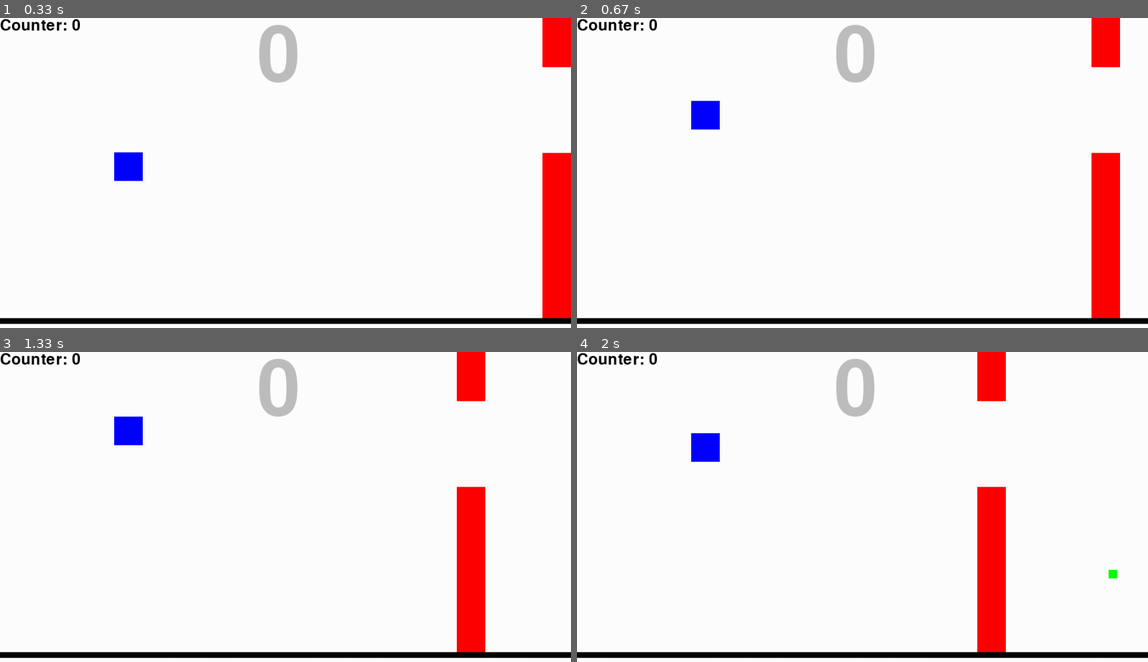
Above: before the commit, frames 1-4 (two rows, left to right).
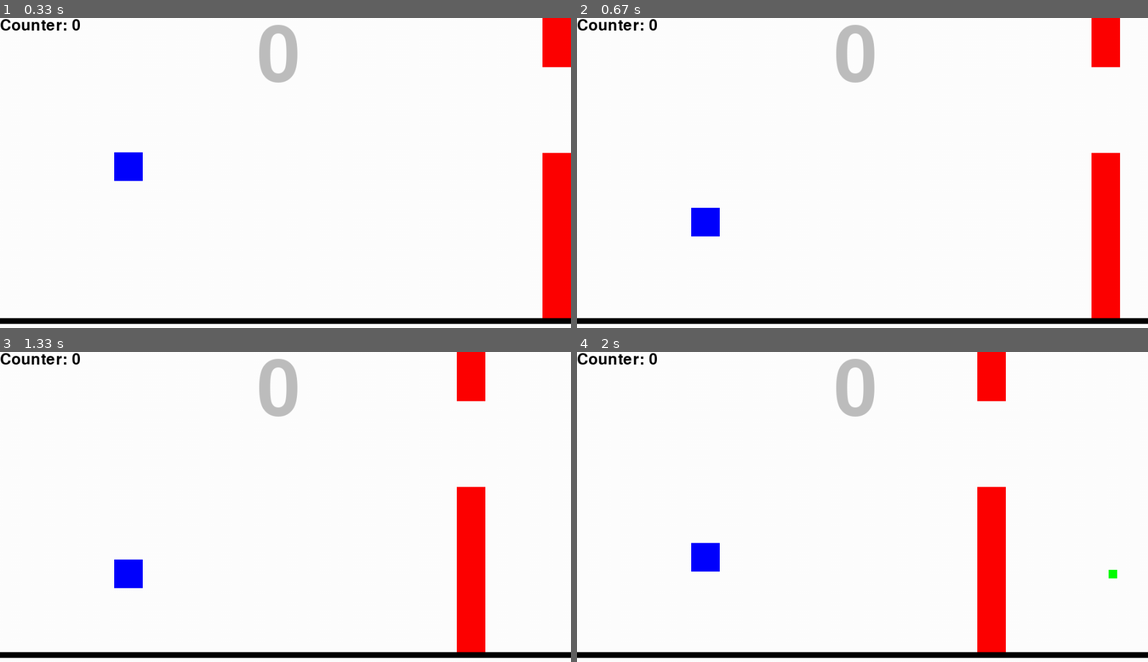
Above: after the commit, the same moments.

Repository: MaximusTrue/Spacedash
Game: pygame game, started from Spacedash.py
Same seed, same stepped clock (60 frames per second), same inputs: the game is played once before the commit and once after it.
Inputs:
- Up to frame 1 (0.33 s): no input
- Up to frame 2 (0.67 s): hold Space from 0.33 s (still down); hold Up from 0.33 s (still down)
- Up to frame 3 (1.33 s): release Space at 0.8 s; release Up at 0.8 s; hold Up 0.83-1.3 s; tap Space at 0.9, 1.2 s
- Up to frame 4 (2 s): hold Up 1.33-1.7 s; tap Space at 1.4, 1.8 s; hold Up from 1.73 s (still down)

Frame 1 is identical in both runs. In frame 2, 0.9% of the frame differs, in the area x 20-25%, y 26-71%; in frame 3, 0.9%; in frame 4, 0.9%.

Commit message:
added Inverse

Diff:
--- a/Spacedash.py
+++ b/Spacedash.py
@@ -41,12 +41,16 @@
 
     dead = False
 
+    inverse = False
+
     while True:
 
         for event in pygame.event.get():
             if event.type==QUIT:
                 pygame.quit()
                 sys.exit()
+            if event.type == pygame.KEYDOWN and event.key==K_UP:
+                inverse = True
 
         DISPLAY.fill(WHITE)
 
@@ -64,7 +68,10 @@
         #Player
         pygame.draw.rect(DISPLAY, BLUE, (player.x, player.y, 50, 50))
         player.y = player.y + playerVel
-        playerVel += playerAccel
+        if not inverse:
+            playerVel += playerAccel
+        else:
+            playerVel -= playerAccel
 
         #Ground
         pygame.draw.rect(DISPLAY, "black", (0, groundHeight, DISPLAY.get_width(), 10))
@@ -73,14 +80,22 @@
         if player.y + 50 > groundHeight:
             player.y = groundHeight - 50
 
+        #Slide on Ceiling
+        if player.y < 0:
+            player.y = 0
+
         keys = pygame.key.get_pressed()
-        if keys[K_SPACE]and not dead:
+
+        #Flying
+        if keys[K_SPACE]and not dead and not inverse:
             playerVel = 0.6
             player.y -= 3.5 #4
+        elif keys[K_SPACE] and not dead:
+            playerVel = -0.6
+            player.y += 3.5
 
 
-        if player.y < 0:
-            player.y = 0
+
 
         #Die
         if checkWallCollision(player.x, player.y, wall.x, wall.y, wallClearance):
@@ -101,7 +116,7 @@
             dead = False
             collectable.xy = random.randint(DISPLAY.get_width(), DISPLAY.get_width() + int(DISPLAY.get_width() / 2) ), random.randint(15, int(groundHeight - 15))
             collectableScore = 0
-
+            inverse = False
 
         if player.x > wall.x + 50 and not hasScored:
             pointsScored += 1
